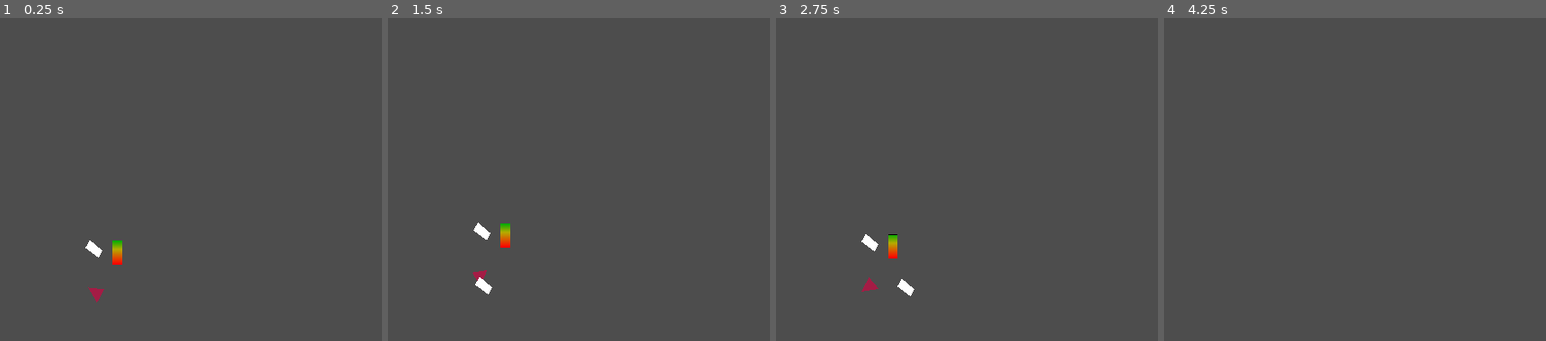
Above: before the commit, frames 1-4 (left to right).
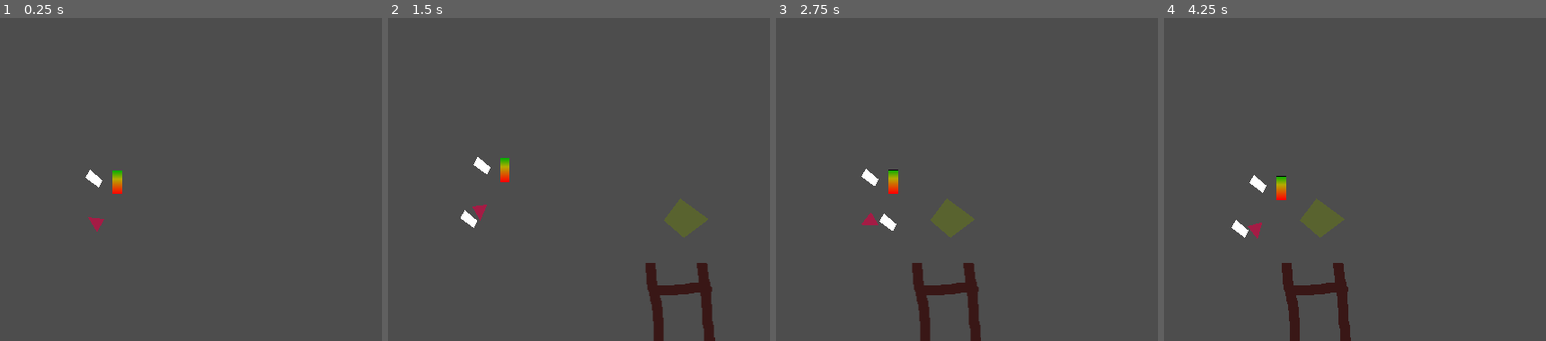
Above: after the commit, the same moments.

Repository: Parker-Vetter/SubwayUnderSea
Game: Godot game, scene res://Scenes/test_scene.tscn
Two runs of this game, one before a commit and one after it. Both use one fixed random seed, a clock stepped at 60 frames per second and the inputs below.
Inputs:
- Up to frame 1 (0.25 s): no input
- Up to frame 2 (1.5 s): hold D (right) 0.53-1.28 s; hold S (down) from 1.28 s (still down)
- Up to frame 3 (2.75 s): release S (down) at 2.03 s; hold D (right) from 2.03 s (still down)
- Up to frame 4 (4.25 s): release D (right) at 2.78 s; hold W (up) 2.78-3.53 s; hold A (left) from 3.53 s (still down)

The runs differ from the first frame. In frame 1, 0.8% of the frame differs, in the area x 22-32%, y 46-89%; in frame 2, 3.4%; in frame 3, 3.5%, in the area x 22-54%, y 46-100%; in frame 4, 2.9%.

Commit message:
iffyladder

Diff:
--- a/subwaysea/Scenes/player.tscn
+++ b/subwaysea/Scenes/player.tscn
@@ -13,7 +13,8 @@
 radius = 18.0
 height = 56.0
 
-[node name="Node2D" type="RigidBody2D" groups=["player"]]
+[node name="Player" type="RigidBody2D" groups=["player"]]
+collision_layer = 2
 physics_material_override = SubResource("PhysicsMaterial_w1pg1")
 contact_monitor = true
 max_contacts_reported = 3
--- a/subwaysea/Scenes/test_scene.tscn
+++ b/subwaysea/Scenes/test_scene.tscn
@@ -1,9 +1,26 @@
-[gd_scene load_steps=5 format=3 uid="uid://grexsfob2dti"]
+[gd_scene load_steps=10 format=3 uid="uid://dn0mkea57a3cw"]
 
-[ext_resource type="PackedScene" uid="uid://beiratmnmkvyi" path="res://Scenes/player.tscn" id="1_eeyxp"]
-[ext_resource type="PackedScene" uid="uid://bjcgghhh053jy" path="res://Scenes/oxygenSystem.tscn" id="2_lhl1p"]
-[ext_resource type="PackedScene" uid="uid://beb14gfytx36" path="res://Scenes/PlayerOxyTank.tscn" id="3_xpj87"]
+[ext_resource type="PackedScene" uid="uid://cc0kb5tbuiykm" path="res://Scenes/player.tscn" id="1_eeyxp"]
+[ext_resource type="PackedScene" path="res://Scenes/oxygenSystem.tscn" id="2_lhl1p"]
+[ext_resource type="PackedScene" path="res://Scenes/PlayerOxyTank.tscn" id="3_xpj87"]
 [ext_resource type="Script" path="res://Scripts/playerUIFollow.gd" id="4_v31gu"]
+[ext_resource type="PackedScene" uid="uid://cqdxwpt8n357u" path="res://level_making/camerasystem.tscn" id="5_5gy3l"]
+[ext_resource type="PackedScene" uid="uid://c7wtkgsvif50g" path="res://level_making/ladder.tscn" id="6_pxrql"]
+
+[sub_resource type="Curve2D" id="Curve2D_46uno"]
+_data = {
+"points": PackedVector2Array(0, 0, 0, 0, 40, -68, 0, 0, 0, 0, 45, 421)
+}
+point_count = 2
+
+[sub_resource type="RectangleShape2D" id="RectangleShape2D_77ceo"]
+size = Vector2(111, 184)
+
+[sub_resource type="Curve2D" id="Curve2D_2h8we"]
+_data = {
+"points": PackedVector2Array(0, 0, 0, 0, 39, -94, 0, 0, 0, 0, 30, 235)
+}
+point_count = 2
 
 [node name="Node2D" type="Node2D"]
 
@@ -37,3 +54,34 @@
 offset_right = 11.0
 offset_bottom = 27.0
 script = ExtResource("4_v31gu")
+
+[node name="CAMERASYSTEM" parent="." instance=ExtResource("5_5gy3l")]
+
+[node name="Ladder" parent="." instance=ExtResource("6_pxrql")]
+position = Vector2(922, 608)
+
+[node name="Path2D" parent="Ladder" index="3"]
+curve = SubResource("Curve2D_46uno")
+
+[node name="PathFollow2D" parent="Ladder/Path2D" index="0"]
+position = Vector2(40, -68)
+rotation = 1.56057
+
+[node name="Ladder2" parent="." instance=ExtResource("6_pxrql")]
+position = Vector2(1124, 995)
+
+[node name="CollisionShape2D" parent="Ladder2/TopOfLadder" index="0"]
+position = Vector2(36, 75)
+shape = SubResource("RectangleShape2D_77ceo")
+
+[node name="BottomOfLadder" parent="Ladder2" index="1"]
+position = Vector2(-26, 206)
+
+[node name="Path2D" parent="Ladder2" index="3"]
+curve = SubResource("Curve2D_2h8we")
+
+[node name="PathFollow2D" parent="Ladder2/Path2D" index="0"]
+rotation = 1.59815
+
+[editable path="Ladder"]
+[editable path="Ladder2"]
--- /dev/null
+++ b/subwaysea/Scripts/ladder.gd
@@ -0,0 +1,39 @@
+extends Node2D
+
+@onready var path_2d: Path2D = $Path2D
+@onready var path_follow_2d: PathFollow2D = $Path2D/PathFollow2D
+
+@onready var top_of_ladder: Area2D = $TopOfLadder
+@onready var bottom_of_ladder: Area2D = $BottomOfLadder
+
+@onready var player : RigidBody2D = get_tree().get_first_node_in_group('player')
+
+var enabled = false
+#go based on progress
+
+func _physics_process(delta: float) -> void:
+	#print(abs(path_follow_2d.progress_ratio - 1))
+	if enabled:
+		$Floor/CollisionShape2D.disabled = true
+		var v = Input.get_axis("down", 'up')
+		path_follow_2d.progress_ratio += -v * delta * .5
+		player.apply_central_force((path_follow_2d.global_position - player.global_position) * 100)
+		player.linear_damp = 12
+		print(path_follow_2d.global_position)
+
+		if path_follow_2d.progress_ratio <= .1 or path_follow_2d.progress_ratio >= .9:
+			enabled = false
+			player.set_state_stand()
+	else:
+		$Floor/CollisionShape2D.disabled = false
+		player.linear_damp = 0
+
+		if Input.is_action_just_pressed('up') and bottom_of_ladder.has_overlapping_bodies():
+			enabled = true
+			player.set_state_cutscene()
+			path_follow_2d.progress_ratio = .8
+
+		if Input.is_action_just_pressed('down') and top_of_ladder.has_overlapping_bodies():
+			enabled = true
+			player.set_state_cutscene()
+			path_follow_2d.progress_ratio = .2
--- a/subwaysea/Scripts/player.gd
+++ b/subwaysea/Scripts/player.gd
@@ -19,7 +19,7 @@
 	upper_body.add_collision_exception_with(self)
 	upper_body.global_position = global_position
 
-func _process(delta: float) -> void:
+func _physics_process(delta: float) -> void:
 	var v = Input.get_axis("left","right")
 
 	bend_up.global_position = global_position + Vector2(0, -50)
@@ -28,8 +28,8 @@
 		upper_body.apply_central_force(v * chest_speed * Vector2(1,0))
 		upper_body.rotation = chest_rotation * v
 
-		bend_over.global_position = global_position + Vector2(v * 12,-20)
-		bend_down.global_position = global_position + Vector2(v * 40, 0)
+		bend_over.global_position = global_position + Vector2(v * 12,-30)
+		bend_down.global_position = global_position + Vector2(v * 20, 0)
 	else:
 		angular_velocity = 0.0
 
@@ -42,9 +42,9 @@
 			chest_rotation = 1
 		STATES.LAY:
 			spine = bend_down.global_position
-			chest_rotation = PI/2
+			chest_rotation = linear_velocity.angle() + PI/2
 		STATES.CUTSCENE:
-			pass
+			spine = bend_up.global_position
 
 	manage_spine(delta)
 
@@ -56,12 +56,11 @@
 	speed = 150000
 func set_state_lay():
 	cur_state = STATES.LAY
-	speed = 100000
+	speed = 50000
 func set_state_cutscene():
 	cur_state = STATES.CUTSCENE
 
 func manage_spine(delta):
-
 
 	var u = Input.get_axis('down', 'up')
 
--- /dev/null
+++ b/subwaysea/level_making/camerasystem.tscn
@@ -0,0 +1,56 @@
+[gd_scene load_steps=3 format=3 uid="uid://cqdxwpt8n357u"]
+
+[ext_resource type="Script" path="res://tools/cam_switches.gd" id="1_8qpr7"]
+
+[sub_resource type="RectangleShape2D" id="RectangleShape2D_lnppb"]
+size = Vector2(2279, 313)
+
+[node name="CAMERASYSTEM" type="Node2D"]
+
+[node name="DebugCam" type="Camera2D" parent="."]
+position = Vector2(-372, 466)
+
+[node name="DebugCam2" type="Camera2D" parent="."]
+position = Vector2(-374, 829)
+
+[node name="DebugCam3" type="Camera2D" parent="."]
+position = Vector2(-372, 1137)
+
+[node name="CamSwitches" type="Node2D" parent="."]
+script = ExtResource("1_8qpr7")
+metadata/_edit_lock_ = true
+metadata/_edit_group_ = true
+
+[node name="TopBunk" type="Area2D" parent="CamSwitches"]
+position = Vector2(-8, 325)
+collision_layer = 0
+collision_mask = 2
+
+[node name="CollisionShape2D" type="CollisionShape2D" parent="CamSwitches/TopBunk"]
+position = Vector2(1129.5, 163.5)
+shape = SubResource("RectangleShape2D_lnppb")
+debug_color = Color(0.694118, 0.619608, 0, 0)
+
+[node name="MidBunk" type="Area2D" parent="CamSwitches"]
+position = Vector2(-10, 679)
+collision_layer = 0
+collision_mask = 2
+
+[node name="CollisionShape2D" type="CollisionShape2D" parent="CamSwitches/MidBunk"]
+position = Vector2(1129.5, 180.5)
+shape = SubResource("RectangleShape2D_lnppb")
+debug_color = Color(0.694118, 0.619608, 0, 0)
+
+[node name="BottomBunk" type="Area2D" parent="CamSwitches"]
+position = Vector2(-10, 1037)
+collision_layer = 0
+collision_mask = 2
+
+[node name="CollisionShape2D" type="CollisionShape2D" parent="CamSwitches/BottomBunk"]
+position = Vector2(1129.5, 163.5)
+shape = SubResource("RectangleShape2D_lnppb")
+debug_color = Color(0.692315, 0.619856, 1.15514e-06, 0)
+
+[connection signal="body_entered" from="CamSwitches/TopBunk" to="CamSwitches" method="switch_cam" binds= [500.0]]
+[connection signal="body_entered" from="CamSwitches/MidBunk" to="CamSwitches" method="switch_cam" binds= [830.0]]
+[connection signal="body_entered" from="CamSwitches/BottomBunk" to="CamSwitches" method="switch_cam" binds= [1140.0]]
--- /dev/null
+++ b/subwaysea/level_making/ladder.tscn
@@ -0,0 +1,63 @@
+[gd_scene load_steps=7 format=3 uid="uid://c7wtkgsvif50g"]
+
+[ext_resource type="Script" path="res://Scripts/ladder.gd" id="1_6f501"]
+[ext_resource type="Texture2D" uid="uid://bkqry0usfw578" path="res://assets/ladder.png" id="2_676y4"]
+
+[sub_resource type="RectangleShape2D" id="RectangleShape2D_h7o3p"]
+size = Vector2(111, 304)
+
+[sub_resource type="RectangleShape2D" id="RectangleShape2D_v1cd7"]
+size = Vector2(111, 73)
+
+[sub_resource type="Curve2D" id="Curve2D_i1hyn"]
+_data = {
+"points": PackedVector2Array(0, 0, 0, 0, 39, -94, 0, 0, 0, 0, 38, 406)
+}
+point_count = 2
+
+[sub_resource type="RectangleShape2D" id="RectangleShape2D_q0c5e"]
+size = Vector2(104, 28)
+
+[node name="Ladder" type="Node2D"]
+script = ExtResource("1_6f501")
+
+[node name="TopOfLadder" type="Area2D" parent="."]
+collision_layer = 0
+collision_mask = 2
+
+[node name="CollisionShape2D" type="CollisionShape2D" parent="TopOfLadder"]
+position = Vector2(36, 135)
+shape = SubResource("RectangleShape2D_h7o3p")
+
+[node name="BottomOfLadder" type="Area2D" parent="."]
+position = Vector2(-20, 343)
+collision_layer = 0
+collision_mask = 2
+
+[node name="CollisionShape2D" type="CollisionShape2D" parent="BottomOfLadder"]
+position = Vector2(55, 1.5)
+shape = SubResource("RectangleShape2D_v1cd7")
+
+[node name="Ladder" type="Sprite2D" parent="."]
+position = Vector2(34, 185)
+texture = ExtResource("2_676y4")
+
+[node name="Path2D" type="Path2D" parent="."]
+curve = SubResource("Curve2D_i1hyn")
+
+[node name="PathFollow2D" type="PathFollow2D" parent="Path2D"]
+position = Vector2(39, -94)
+rotation = 1.5728
+loop = false
+
+[node name="Polygon2D" type="Polygon2D" parent="Path2D/PathFollow2D"]
+color = Color(0.352128, 0.389683, 0.186795, 1)
+polygon = PackedVector2Array(-18.9403, 4.27362, 5.33124, 22.9255, 25.0118, 0.639404, 4.61017, -27.0693)
+
+[node name="Floor" type="StaticBody2D" parent="."]
+position = Vector2(-1, 9)
+
+[node name="CollisionShape2D" type="CollisionShape2D" parent="Floor"]
+position = Vector2(42, 4)
+shape = SubResource("RectangleShape2D_q0c5e")
+debug_color = Color(0.403369, 0.158158, 0.168603, 0.42)
--- a/subwaysea/project.godot
+++ b/subwaysea/project.godot
@@ -76,3 +76,5 @@
 
 2d_render/layer_1="vision layer"
 2d_render/layer_2="light layer"
+2d_physics/layer_1="Environment"
+2d_physics/layer_2="Player"
--- /dev/null
+++ b/subwaysea/tools/cam_switches.gd
@@ -0,0 +1,2 @@
+extends Node2D
+func switch_cam(body, cam_to_switch): Camera.change_y(cam_to_switch)
--- a/subwaysea/tools/camera.gd
+++ b/subwaysea/tools/camera.gd
@@ -18,7 +18,7 @@
 
 func _ready():
 	ignore_rotation = false
-	position.y = player.position.y - 100
+	position = player.position
 #black out area you were just in thats part of the gameplay
 func transition(point : Vector2): #ig just position
 	var tween = get_tree().create_tween()
@@ -27,13 +27,14 @@
 	tween.tween_property(self, 'position', point + Vector2(160, 90), .5)
 
 func _process(delta):
+	player = get_tree().get_first_node_in_group('player')
 	if trauma:
 		trauma = max(trauma - decay * delta, 0)
 		shake()
 	var displacement = (target_pos - shake_pos) * delta    #distance to center
 	velocity += (displacement * tension) - (velocity * damp)
 	shake_pos += velocity
-	position.x = player.position.x
+	if player != null: position.x = player.position.x
 	offset = shake_pos #this is the property that moves the camera
 
 func add_trauma(amount : float, direction : Vector2): #this function starts everything
@@ -53,3 +54,9 @@
 	Engine.time_scale = speed
 	await get_tree().create_timer(time, true, false, true).timeout
 	Engine.time_scale = 1
+
+func change_y(y_to_change):
+	var tween = get_tree().create_tween()
+	tween.set_ease(Tween.EASE_OUT)
+	tween.set_trans(Tween.TRANS_EXPO)
+	tween.tween_property(self, 'position:y', y_to_change, 1)
Binary file added: subwaysea/Raindeer_shake.gif
Not shown: 1 places in subwaysea/Scenes/player.tscn that only renumber resources
Not shown: 1 places in subwaysea/assets/ProgressBarProgress.tres that only renumber resources
Binary file added: subwaysea/assets/ladder.png
Not shown, added: subwaysea/assets/ladder.png.import
Binary file added: subwaysea/groovejoint_example.gif
Binary file added: subwaysea/pinjoint_example2.gif
Binary file added: subwaysea/springjoint_example.gif
Not shown, added: subwaysea/Fallout-Fallout-4-гифки-Игры-2726590.webm
